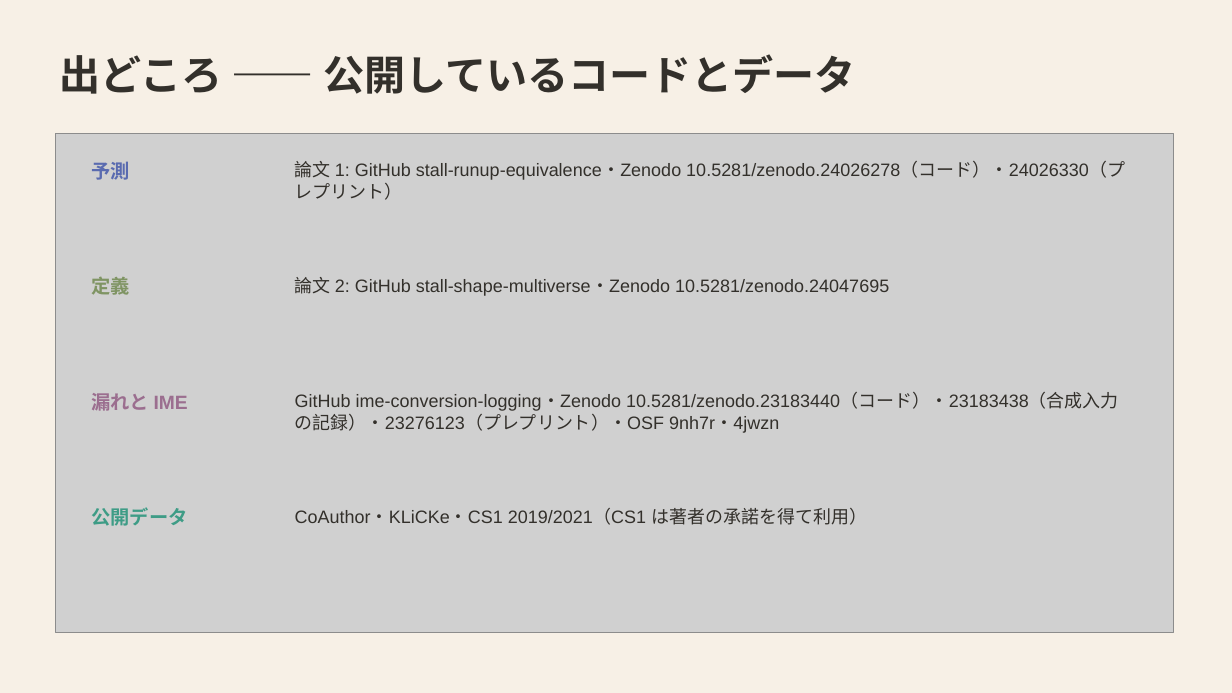
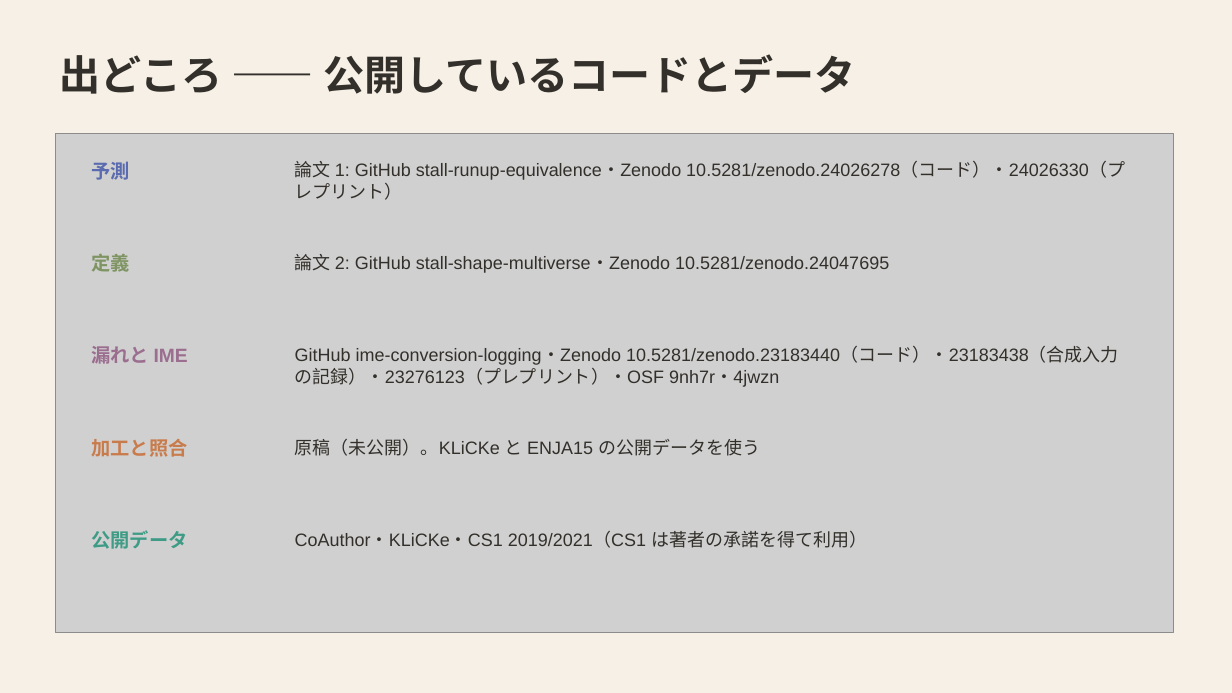
Before and after one commit to mikotomiura/GSE-prototype, a slide deck: slide 23 of docs/slides/project-overview/GSE_project_findings.pptx (slide 21 before the commit). Drawn at 1232x693 pixels with LibreOffice and Linux fonts; fonts in the diff are those of the drawing; grey boxes stand for pictures. Boxes give left, top, right and bottom in pixels: in the first picture for what was removed or moved away, otherwise in the second. Text is boxed around its words. In the diff, an @@ line names an element or a change of style, - is before the commit and + after.

```diff
--- a/docs/slides/project-overview/GSE_project_findings.pptx
+++ b/docs/slides/project-overview/GSE_project_findings.pptx
@@ text "定義": place and size @@
-text "定義" at [91, 277, 129, 295]
+text "定義" at [91, 254, 129, 272]
@@ text "論文 2: GitHub stall-shape-multiverse・Zenodo 10.5281/zenodo.24 ...": place and size @@
-text "論文 2: GitHub stall-shape-multiverse・Zenodo 10.5281/zenodo.24 ..." at [295, 277, 889, 296]
+text "論文 2: GitHub stall-shape-multiverse・Zenodo 10.5281/zenodo.24 ..." at [295, 254, 889, 273]
@@ text "漏れと IME": place and size @@
-text "漏れと IME" at [91, 393, 188, 411]
+text "漏れと IME" at [91, 346, 188, 364]
@@ text "GitHub ime-conversion-logging・Zenodo 10.5281/zenodo.23183440 ...": place and size @@
-text "GitHub ime-conversion-logging・Zenodo 10.5281/zenodo.23183440 ..." at [295, 394, 1119, 433]
+text "GitHub ime-conversion-logging・Zenodo 10.5281/zenodo.23183440 ..." at [295, 347, 1119, 387]
@@ text added at [91, 439, 187, 457], 15 pt, text #C97C4B, bold @@
+加工と照合
@@ text added at [295, 439, 760, 456], 14 pt, text #33302B @@
+原稿（未公開）。KLiCKe と ENJA15 の公開データを使う
@@ text "公開データ": place and size @@
-text "公開データ" at [91, 507, 187, 526]
+text "公開データ" at [91, 530, 187, 549]
@@ text "CoAuthor・KLiCKe・CS1 2019/2021（CS1 は著者の承諾を得て利用）": place and size @@
-text "CoAuthor・KLiCKe・CS1 2019/2021（CS1 は著者の承諾を得て利用）" at [295, 508, 867, 525]
+text "CoAuthor・KLiCKe・CS1 2019/2021（CS1 は著者の承諾を得て利用）" at [295, 531, 867, 548]
```
Also in this commit, not shown: 1 other slide changed, 2 slides added, 8 other files.
